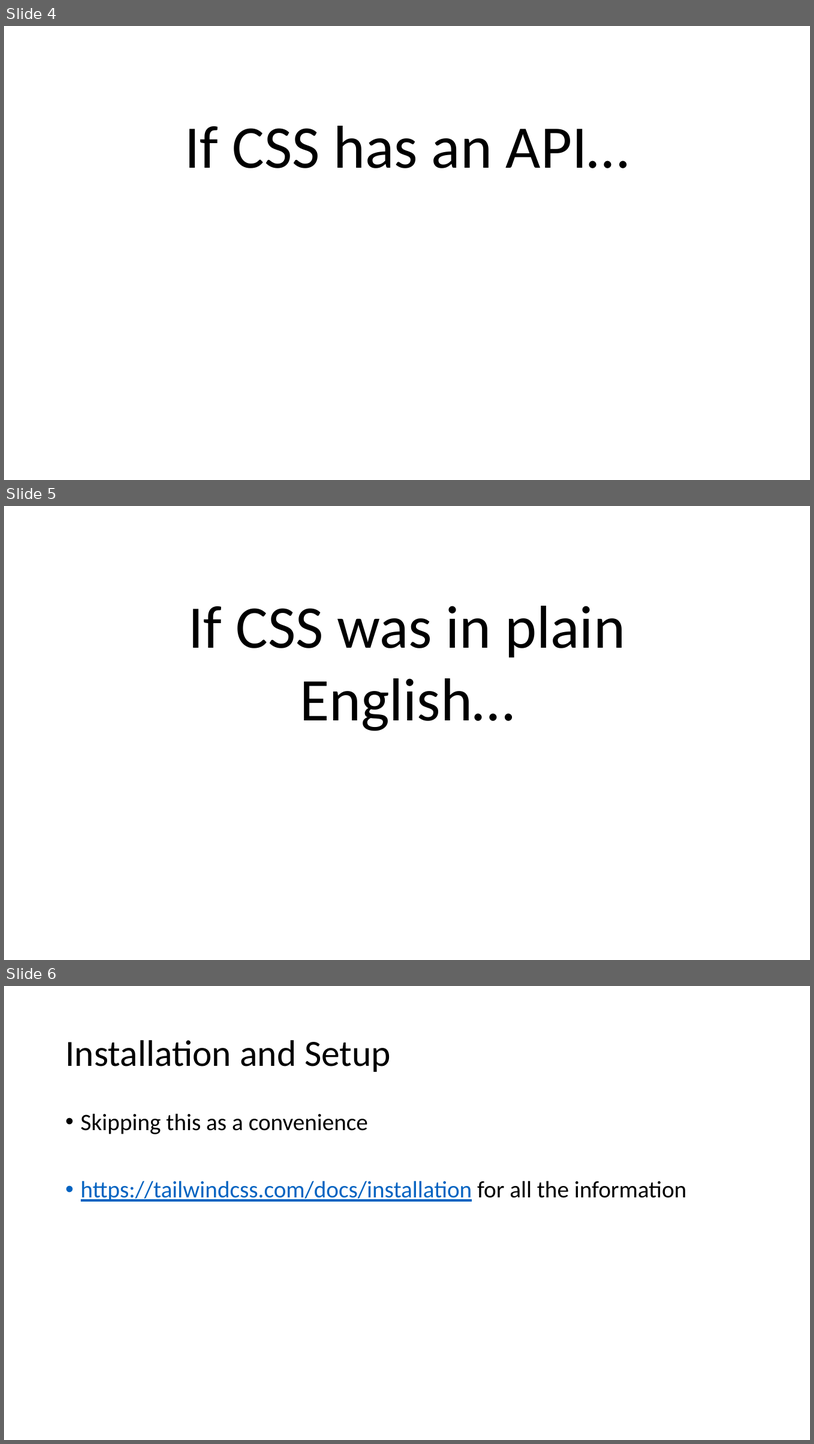
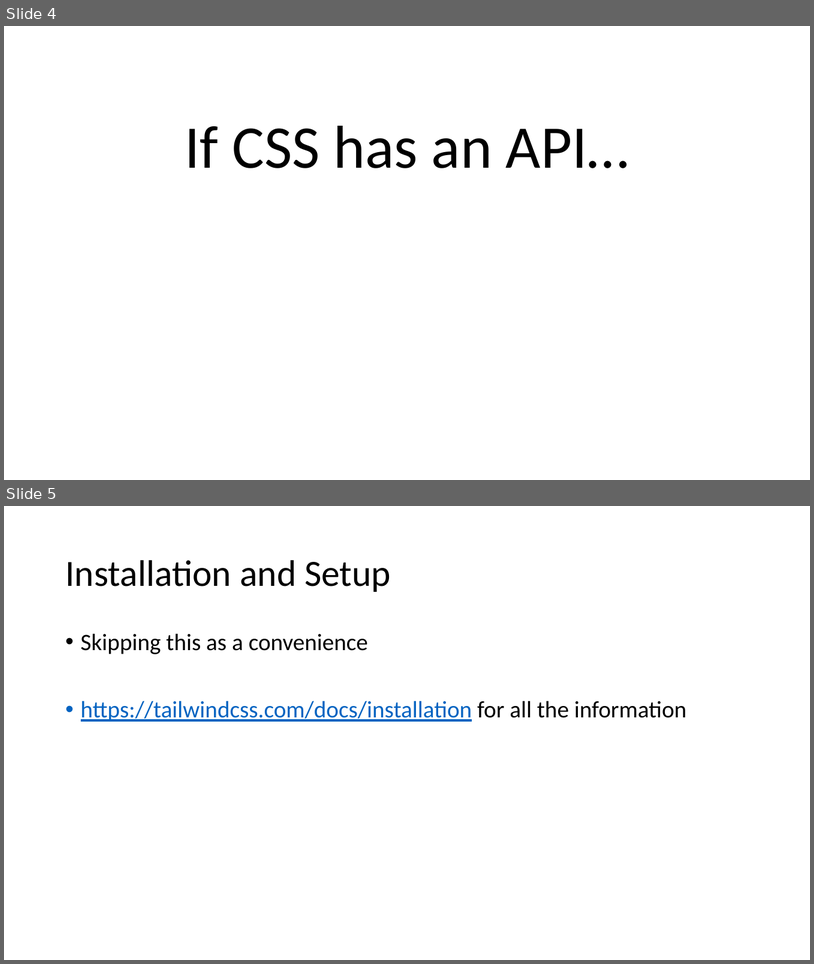
Before and after one commit to 1kevgriff/TailwindEssentials, a slide deck: Slides/Tailwind Essentials.pptx. Shown one above the other, each under a label of ours: slides 4, 5 and 6 before the commit, slides 4 and 5 after it. The pictures are 814x1444 and 814x964 pixels, drawn with LibreOffice and Linux fonts; fonts in the diff are those of the drawing. Boxes give left, top, right and bottom in pixels: in the first picture for what was removed or moved away, otherwise in the second. Text is boxed around its words. In the diff, an @@ line names an element or a change of style, - is before the commit and + after.

```diff
--- a/Slides/Tailwind Essentials.pptx
+++ b/Slides/Tailwind Essentials.pptx
@@ slide 5 removed at (4, 506, 810, 960), background #FFFFFF @@
@@ text removed at (189, 606, 626, 731) @@
-If CSS was in plain English…
@@ what was slide 6 is now slide 5 @@
```
Also in this commit, not shown: 1 slide changed.
